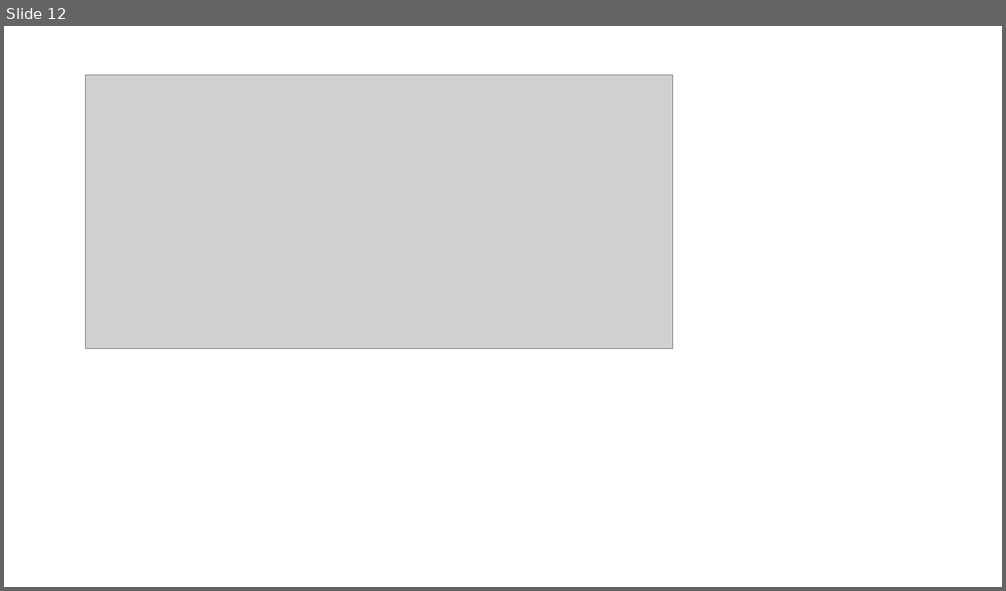
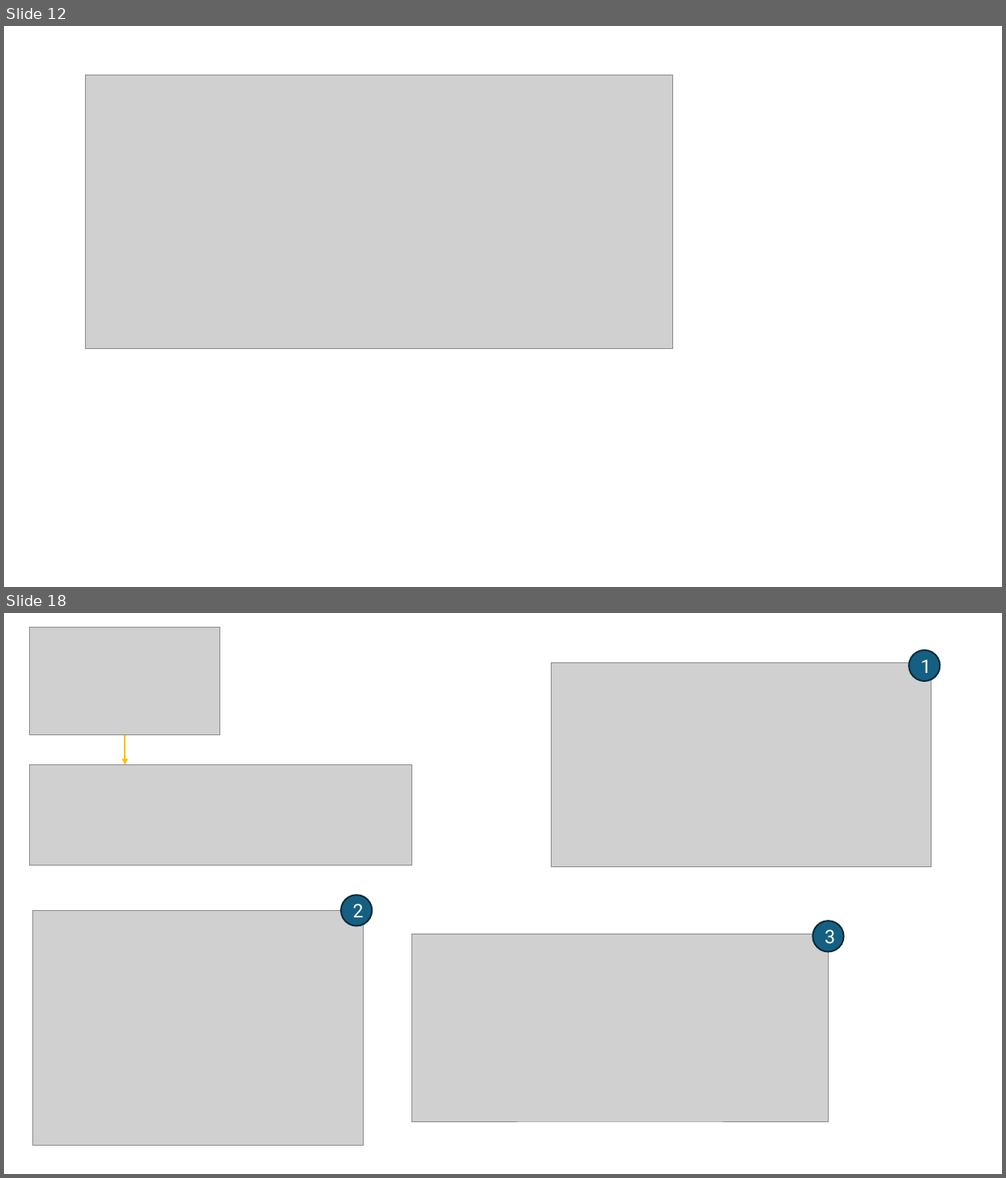
Before and after one commit to HiImPian/DEA_Rockfeather, a slide deck: DEA_solution.pptx. Shown one above the other, each under a label of ours: slide 12 before the commit, slides 12 and 18 after it; the slides between them are not shown. The pictures are 1006x591 and 1006x1178 pixels, drawn with LibreOffice and Linux fonts; fonts in the diff are those of the drawing; grey boxes stand for pictures. Boxes give left, top, right and bottom in pixels: in the first picture for what was removed or moved away, otherwise in the second. Text is boxed around its words. In the diff, an @@ line names an element or a change of style, - is before the commit and + after.

```diff
--- a/DEA_solution.pptx
+++ b/DEA_solution.pptx
@@ slide 18 added at box(4, 613, 1002, 1174), background #FFFFFF @@
@@ picture added at box(30, 628, 220, 735) @@
@@ ellipse added at box(909, 650, 940, 681), fill #156082, outline #092A39 1.5 pt, 18 pt, text #FFFFFF @@
+1
@@ picture added at box(552, 662, 931, 867) @@
@@ arrow added from (126, 735) to (126, 765), #FFC000 1.5 pt @@
@@ picture added at box(30, 765, 412, 865) @@
@@ ellipse added at box(341, 895, 372, 926), fill #156082, outline #092A39 1.5 pt, 18 pt, text #FFFFFF @@
+2
@@ picture added at box(33, 911, 364, 1146) @@
@@ ellipse added at box(812, 921, 843, 952), fill #156082, outline #092A39 1.5 pt, 18 pt, text #FFFFFF @@
+3
@@ picture added at box(412, 934, 829, 1122) @@
```
Also in this commit, not shown: 8 other slides added, 2 slides removed, 10 other files.
